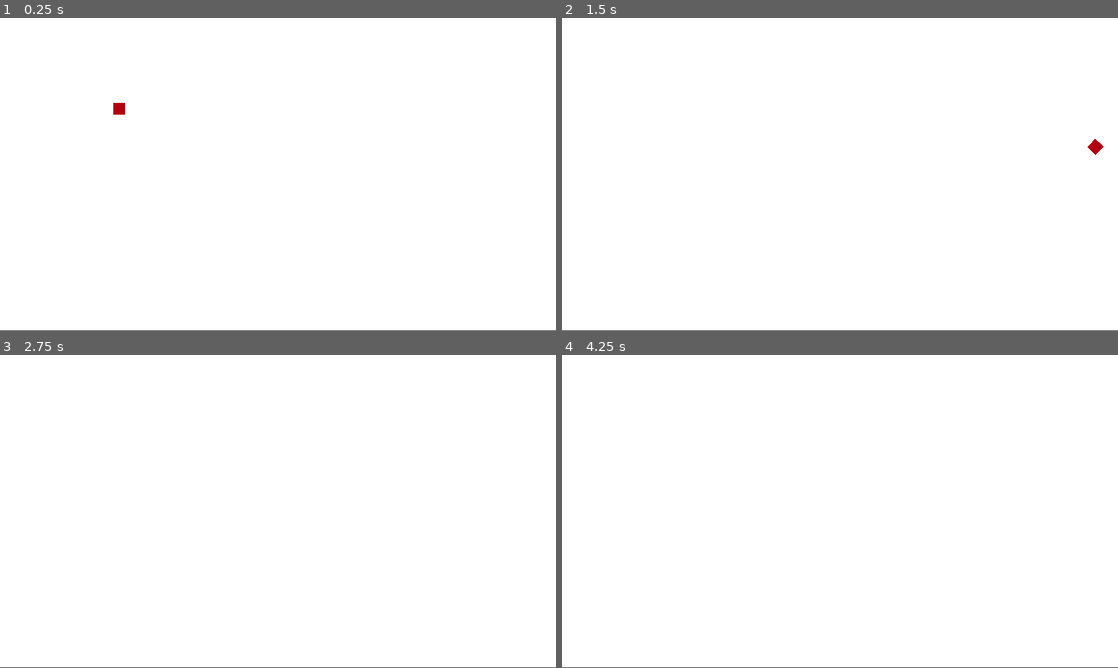
Above: before the commit, frames 1-4 (two rows, left to right).
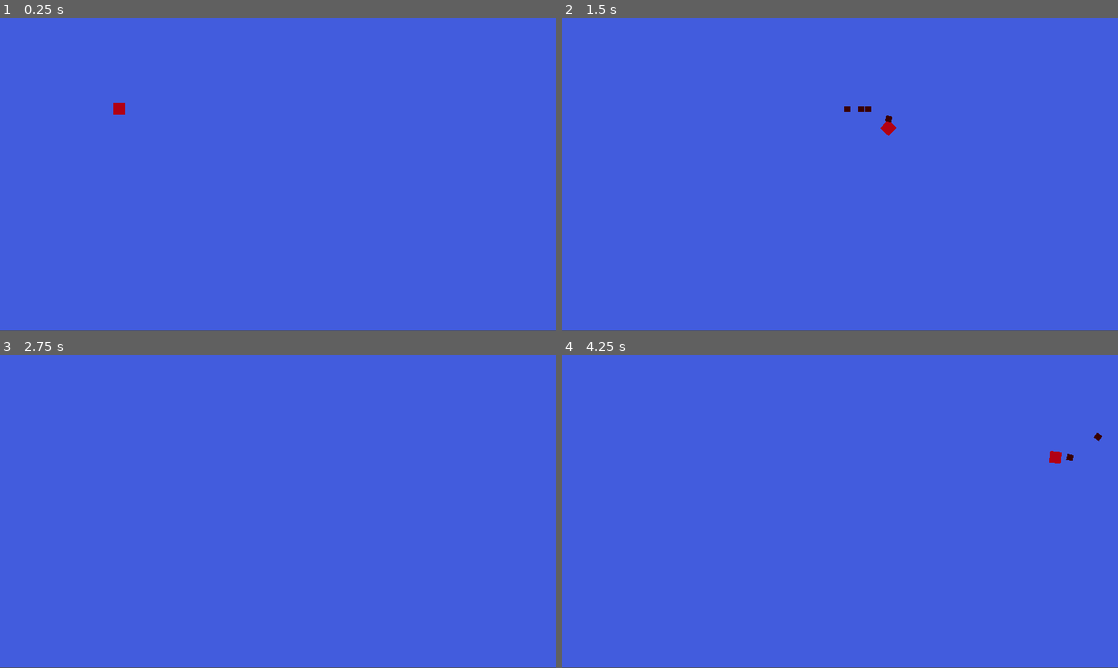
Above: after the commit, the same moments.

Repository: Seblis/Weaponized
Game: Godot game, scene res://levels/mock_level.tscn
Same seed, same stepped clock (60 frames per second), same inputs: the game is played once before the commit and once after it. The project has no main scene, so this scene is started directly.
Inputs (mouse positions are in pixels of both pictures, inside the frame that each line leads up to):
- Up to frame 1 (0.25 s): no input
- Up to frame 2 (1.5 s): tap Enter at 0.5 s; move the mouse to (962, 158) at 0.52 s; hold D (move_right) 0.53-1.28 s; hold Space (fire, bound only after the commit) 0.53-1.28 s; move the mouse to (728, 190) at 1.27 s; hold S (move_down) from 1.28 s (still down); tap Space (fire, bound only after the commit) at 1.35 s
- Up to frame 3 (2.75 s): move the mouse to (333, 442) at 2.02 s; release S (move_down) at 2.03 s; hold D (move_right) from 2.03 s (still down); hold Space (fire, bound only after the commit) from 2.03 s (still down)
- Up to frame 4 (4.25 s): move the mouse to (812, 574) at 2.77 s; release D (move_right) at 2.78 s; release Space (fire, bound only after the commit) at 2.78 s; hold W (move_up) 2.78-3.53 s; tap Space (fire, bound only after the commit) at 2.85 s; tap Enter at 3.5 s; move the mouse to (1006, 558) at 3.52 s; hold A (move_left) from 3.53 s (still down); hold Space (fire, bound only after the commit) from 3.53 s (still down)

The runs differ from the first frame. In frame 1, 100% of the frame differs, in the area x 0-100%, y 0-100%; in frame 2, 100%; in frame 3, 100%; in frame 4, 100%.

Commit message:
Fire feature introduced
Bullets are shoot by holding space. They have configurable max range and speed

Diff:
--- /dev/null
+++ b/entities/spaceship/player_bullet.gd
@@ -0,0 +1,25 @@
+extends Area2D
+
+@export_range(0, 1000.0, 10.0) var _speed = 700.0
+@export_range(0, 5000.0, 100.0) var _max_range = 2000.0
+
+var _traveled_distance = 0.0
+
+
+func _physics_process(delta):
+	var distance = delta * _speed
+	var motion = Vector2.RIGHT.rotated(rotation) * distance
+
+	position += motion
+
+	_traveled_distance += distance
+
+	if _traveled_distance > _max_range:
+		destroy()
+
+func destroy():
+	hide()
+	set_physics_process(false)
+	set_deferred("monitoring", false)
+	# TODO: later on we can destroy bullet after it's hit animation is finished
+	queue_free()
--- /dev/null
+++ b/entities/spaceship/player_bullet.tscn
@@ -0,0 +1,32 @@
+[gd_scene load_steps=4 format=3 uid="uid://colqqhs87ufq3"]
+
+[ext_resource type="Script" path="res://entities/spaceship/player_bullet.gd" id="1_8taym"]
+
+[sub_resource type="CircleShape2D" id="CircleShape2D_8v2lf"]
+radius = 14.0
+
+[sub_resource type="ParticleProcessMaterial" id="ParticleProcessMaterial_tffvk"]
+particle_flag_disable_z = true
+angle_min = -20.3
+angle_max = 20.3
+gravity = Vector3(0, 98, 0)
+
+[node name="PlayerBullet" type="Area2D"]
+script = ExtResource("1_8taym")
+_speed = 670.0
+_max_range = 700.0
+
+[node name="CollisionShape2D" type="CollisionShape2D" parent="."]
+shape = SubResource("CircleShape2D_8v2lf")
+
+[node name="ColorRect" type="ColorRect" parent="."]
+offset_left = -11.0
+offset_top = -10.0
+offset_right = 11.0
+offset_bottom = 11.0
+color = Color(0.223529, 0, 0, 1)
+
+[node name="GPUParticles2D" type="GPUParticles2D" parent="."]
+rotation = 1.5708
+emitting = false
+process_material = SubResource("ParticleProcessMaterial_tffvk")
--- a/entities/spaceship/ship.gd
+++ b/entities/spaceship/ship.gd
@@ -1,14 +1,15 @@
+class_name PlayerShip
 extends CharacterBody2D
 
-var max_speed = 1200.0
+var max_speed = 600.0
 #var vel = Vector2(0, 0)
 var steering_factor = 3.0
 
+func _on_ready():
+	pass
 
 func _process(delta: float):
 	var direction = Vector2(0, 0)
-	#direction.x = Input.get_axis("move_left", "move_right")
-	#direction.y = Input.get_axis("move_up", "move_down")
 	direction = Input.get_vector("move_left", "move_right", "move_up", "move_down")
 
 	if direction.length() > 1.0:
--- a/entities/spaceship/ship.tscn
+++ b/entities/spaceship/ship.tscn
@@ -1,8 +1,9 @@
-[gd_scene load_steps=6 format=3 uid="uid://c00a8luwst5da"]
+[gd_scene load_steps=7 format=3 uid="uid://c00a8luwst5da"]
 
 [ext_resource type="Script" path="res://entities/spaceship/ship.gd" id="1_pvfd2"]
 [ext_resource type="PackedScene" uid="uid://duiklrnry7vpi" path="res://util/components/HealthComponent.tscn" id="1_safbe"]
 [ext_resource type="PackedScene" uid="uid://bgward60w0t5c" path="res://util/components/HurtboxComponent.tscn" id="2_gxgmd"]
+[ext_resource type="Script" path="res://entities/spaceship/weapon_pivot.gd" id="4_fr8yc"]
 
 [sub_resource type="RectangleShape2D" id="RectangleShape2D_2jaop"]
 size = Vector2(40, 40)
@@ -32,3 +33,17 @@
 
 [node name="CollisionShape2D2" type="CollisionShape2D" parent="HurtboxComponent"]
 shape = SubResource("CapsuleShape2D_8r75n")
+
+[node name="Weapon" type="Node2D" parent="."]
+unique_name_in_owner = true
+script = ExtResource("4_fr8yc")
+
+[node name="WeaponAnchor" type="Marker2D" parent="Weapon"]
+unique_name_in_owner = true
+position = Vector2(20, 0)
+
+[node name="WeaponCooldown" type="Timer" parent="Weapon"]
+unique_name_in_owner = true
+wait_time = 0.25
+
+[connection signal="timeout" from="Weapon/WeaponCooldown" to="Weapon" method="cooldown_finished"]
--- /dev/null
+++ b/entities/spaceship/weapon_pivot.gd
@@ -0,0 +1,46 @@
+extends Node2D
+
+
+@export var bullet_scene = preload("res://entities/spaceship/player_bullet.tscn")
+@onready var _weapon_anchor: Marker2D = %WeaponAnchor
+@onready var weapon_cooldown = %WeaponCooldown
+
+enum FireState {JUST_PRESSED, PRESSED, RELEASED}
+
+var fire_state = FireState.RELEASED
+var on_cooldown = false
+
+func _unhandled_input(event: InputEvent) -> void:
+	if event.is_action_pressed("fire"):
+		fire_state = FireState.PRESSED
+	elif event.is_action_released("fire"):
+		fire_state = FireState.RELEASED
+
+#ANCHOR:_process_definition
+func _physics_process(_delta: float) -> void:
+	if fire_state == FireState.PRESSED and not on_cooldown:
+		shoot()
+		weapon_cooldown.start()
+	#var aim_direction := Vector2.ZERO
+	#
+	#aim_direction = global_position.direction_to(get_global_mouse_position())
+	#if aim_direction.length() > 0.1:
+		#rotation = aim_direction.angle()
+#
+	#z_index = 3
+	#if aim_direction.y < 0.0:
+		#z_index = 1
+
+func shoot():
+	# TODO actual shooting
+	var bullet: Node = bullet_scene.instantiate()
+	get_tree().current_scene.add_child(bullet)
+
+	bullet.global_position = _weapon_anchor.global_position
+	bullet.global_rotation = _weapon_anchor.global_rotation
+
+	on_cooldown = true
+	weapon_cooldown.start()
+
+func cooldown_finished():
+	on_cooldown = false
--- a/levels/mock_level.tscn
+++ b/levels/mock_level.tscn
@@ -7,6 +7,7 @@
 [node name="ColorRect" type="ColorRect" parent="."]
 offset_right = 1921.0
 offset_bottom = 1077.0
+color = Color(0.258824, 0.360784, 0.866667, 1)
 
 [node name="Ship" parent="." instance=ExtResource("1_kp36w")]
 position = Vector2(412, 314)
--- a/project.godot
+++ b/project.godot
@@ -51,6 +51,11 @@
 , Object(InputEventKey,"resource_local_to_scene":false,"resource_name":"","device":-1,"window_id":0,"alt_pressed":false …(186 unchanged characters)…
 ]
 }
+fire={
+"deadzone": 0.5,
+"events": [Object(InputEventKey,"resource_local_to_scene":false,"resource_name":"","device":-1,"window_id":0,"alt_pressed":false,"shift_pressed":false,"ctrl_pressed":false,"meta_pressed":false,"pressed":false,"keycode":0,"physical_keycode":32,"key_label":0,"unicode":32,"location":0,"echo":false,"script":null)
+]
+}
 
 [rendering]
 
--- /dev/null
+++ b/util/components/AggroComponent.gd
@@ -0,0 +1,16 @@
+class_name AggroComponent
+extends Area2D
+
+var _aggro_state: bool = false
+# Called when the node enters the scene tree for the first time.
+func is_aggroed():
+	return _aggro_state
+
+func _on_body_entered(body):
+	if body.is_in_group(GameEngine.GROUP_PLAYER):
+		_aggro_state = true
+
+
+func _on_body_exited(body):
+	if body.is_in_group(GameEngine.GROUP_PLAYER):
+		_aggro_state = false
--- a/util/global/game_engine.gd
+++ b/util/global/game_engine.gd
@@ -9,16 +9,16 @@
 const GROUP_AGGRO_RANGE = "GROUP_AGGRO_RANGE"
 
 
-#var _player: PlayerCharacter
-#
-#func set_player(player: PlayerCharacter):
-	#_player = player
-#
-#func get_player():
-	#return _player
-#
-#func get_player_position():
-	#if _player is PlayerCharacter:
-		#return _player.global_position
-	#else:
-		#return null
+var _player: PlayerShip
+
+func set_player(player: PlayerShip):
+	_player = player
+
+func get_player():
+	return _player
+
+func get_player_position():
+	if _player is PlayerShip:
+		return _player.global_position
+	else:
+		return null
--- /dev/null
+++ b/util/state_machine/AggroComponent.tscn
@@ -0,0 +1,9 @@
+[gd_scene load_steps=2 format=3 uid="uid://cmcfty5xpkrhk"]
+
+[ext_resource type="Script" path="res://util/components/AggroComponent.gd" id="1_8tpsw"]
+
+[node name="AggroComponent" type="Area2D" groups=["GROUP_AGGRO_RANGE"]]
+script = ExtResource("1_8tpsw")
+
+[connection signal="body_entered" from="." to="." method="_on_body_entered"]
+[connection signal="body_exited" from="." to="." method="_on_body_exited"]
